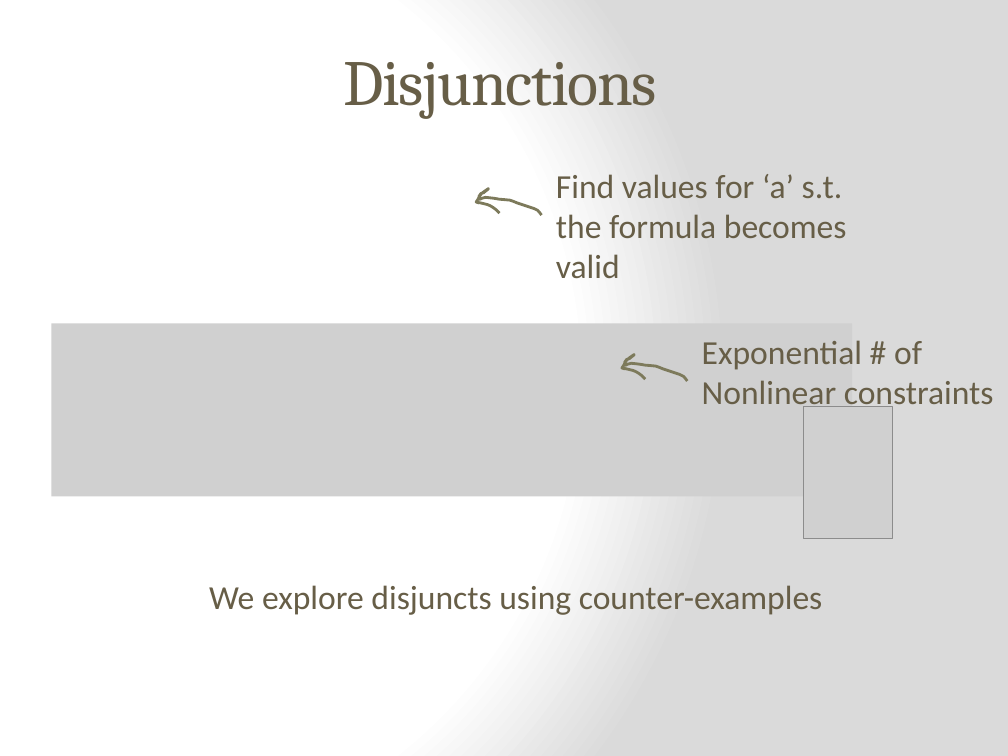
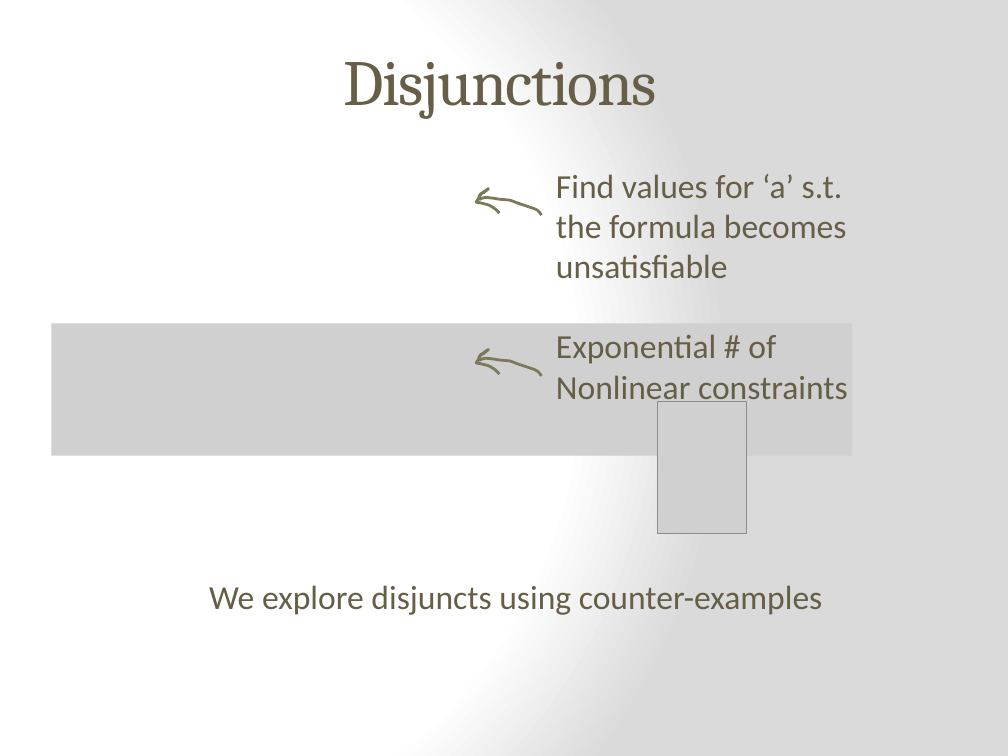
Before and after one commit to epfl-lara/leon, a slide deck: slide 13 of slides/Invariant&BoundInference.pptx. Drawn at 1008x756 pixels with LibreOffice and Linux fonts; fonts in the diff are those of the drawing; grey boxes stand for pictures. Boxes give left, top, right and bottom in pixels: in the first picture for what was removed or moved away, otherwise in the second. Text is boxed around its words. In the diff, an @@ line names an element or a change of style, - is before the commit and + after.

```diff
--- a/slides/Invariant&BoundInference.pptx
+++ b/slides/Invariant&BoundInference.pptx
@@ text at [556, 174, 847, 279]: text changed @@
-Find values for ‘a’ s.t. the formula becomes valid
+Find values for ‘a’ s.t. the formula becomes unsatisfiable
@@ picture: place and size @@
-picture at [51, 324, 852, 497]
+picture at [51, 324, 852, 456]
@@ 1 picture, 1 text, 1 freeform shape: place and size @@
-1 picture, 1 text, 1 freeform shape at [622, 340, 994, 538]
+1 picture, 1 text, 1 freeform shape at [476, 334, 848, 533]
```
Also in this commit, not shown: 5 other slides changed.
